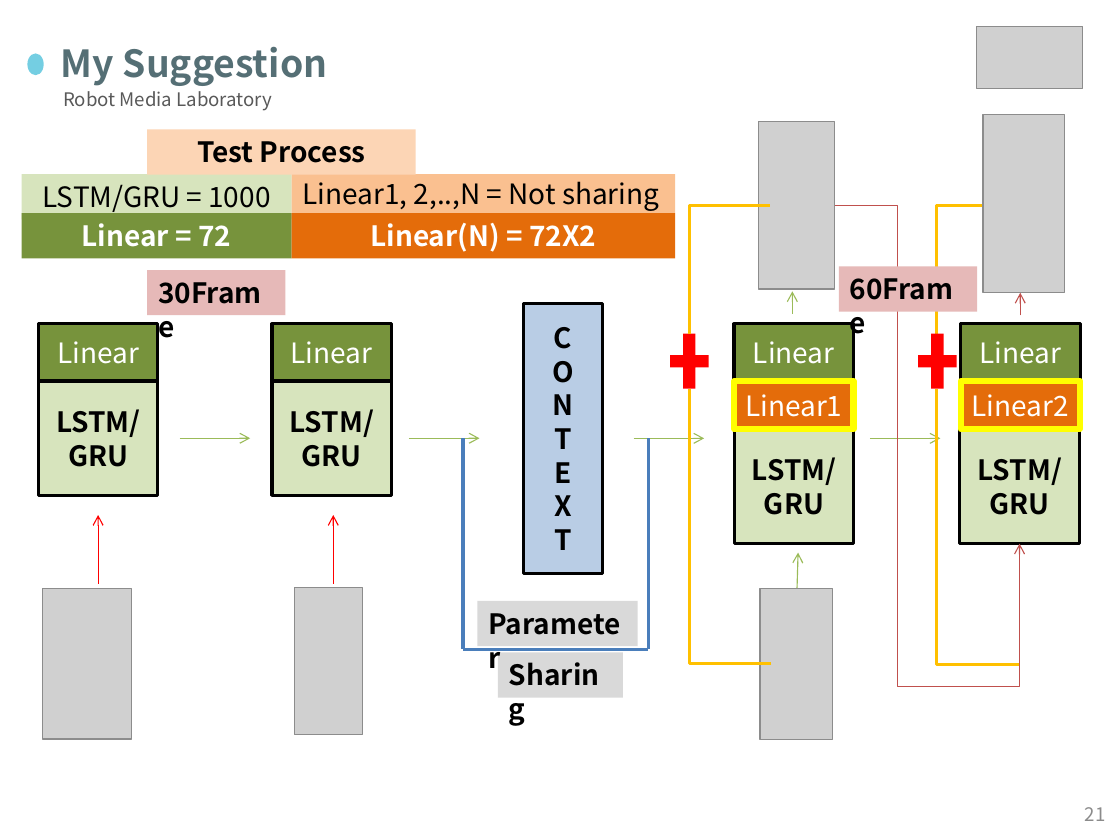
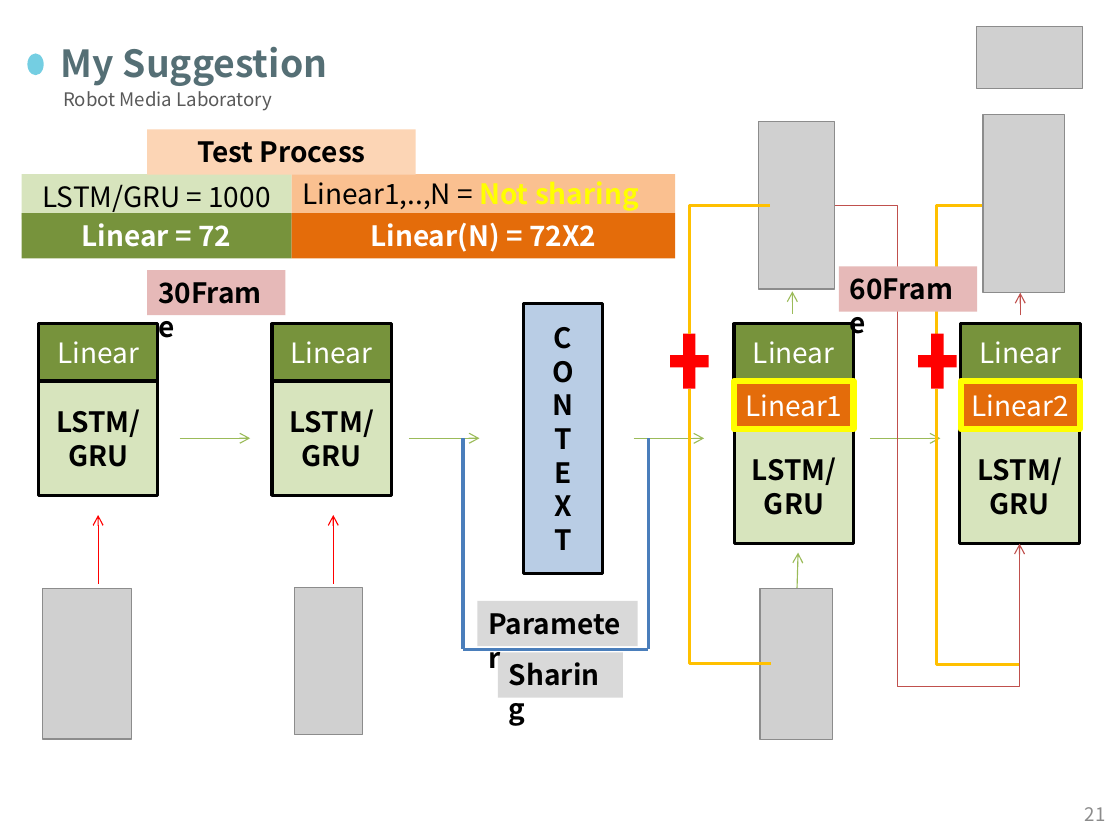
Before and after one commit to JONGGON/DeepHumanPrediction, a slide deck: slide 21 of DeepHumanPrediction/Code/Master_Thesis/Presentation.pptx. Drawn at 1120x840 pixels with LibreOffice and Linux fonts; fonts in the diff are those of the drawing; grey boxes stand for pictures. Boxes give left, top, right and bottom in pixels: in the first picture for what was removed or moved away, otherwise in the second. Text is boxed around its words. In the diff, an @@ line names an element or a change of style, - is before the commit and + after.

```diff
--- a/DeepHumanPrediction/Code/Master_Thesis/Presentation.pptx
+++ b/DeepHumanPrediction/Code/Master_Thesis/Presentation.pptx
@@ text in rectangle at box(303, 181, 639, 211): text changed @@
-Linear1, 2,..,N = Not sharing
+Linear1,..,N = Not sharing
```
Also in this commit, not shown: 3 other slides changed, 1 other file.
